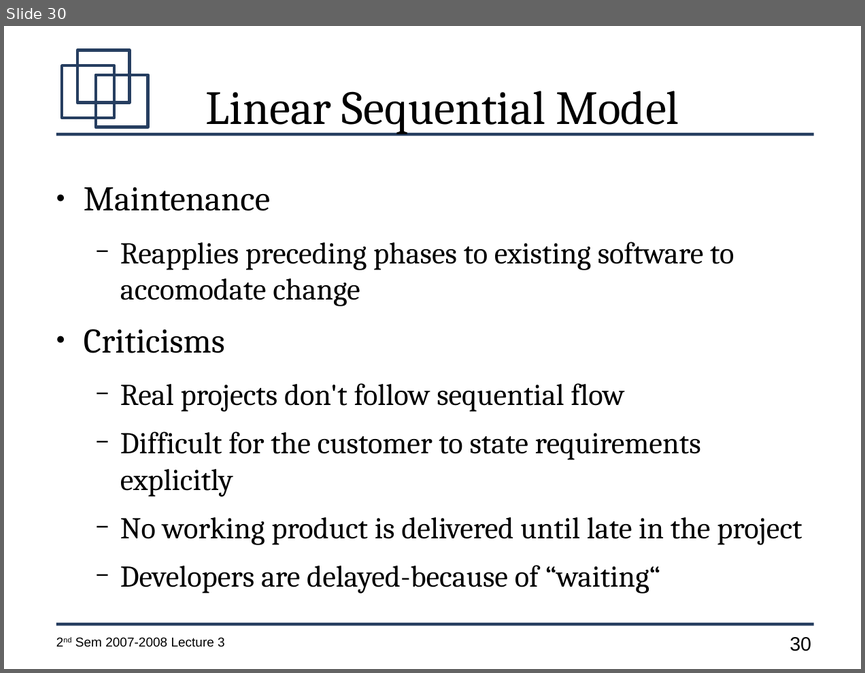
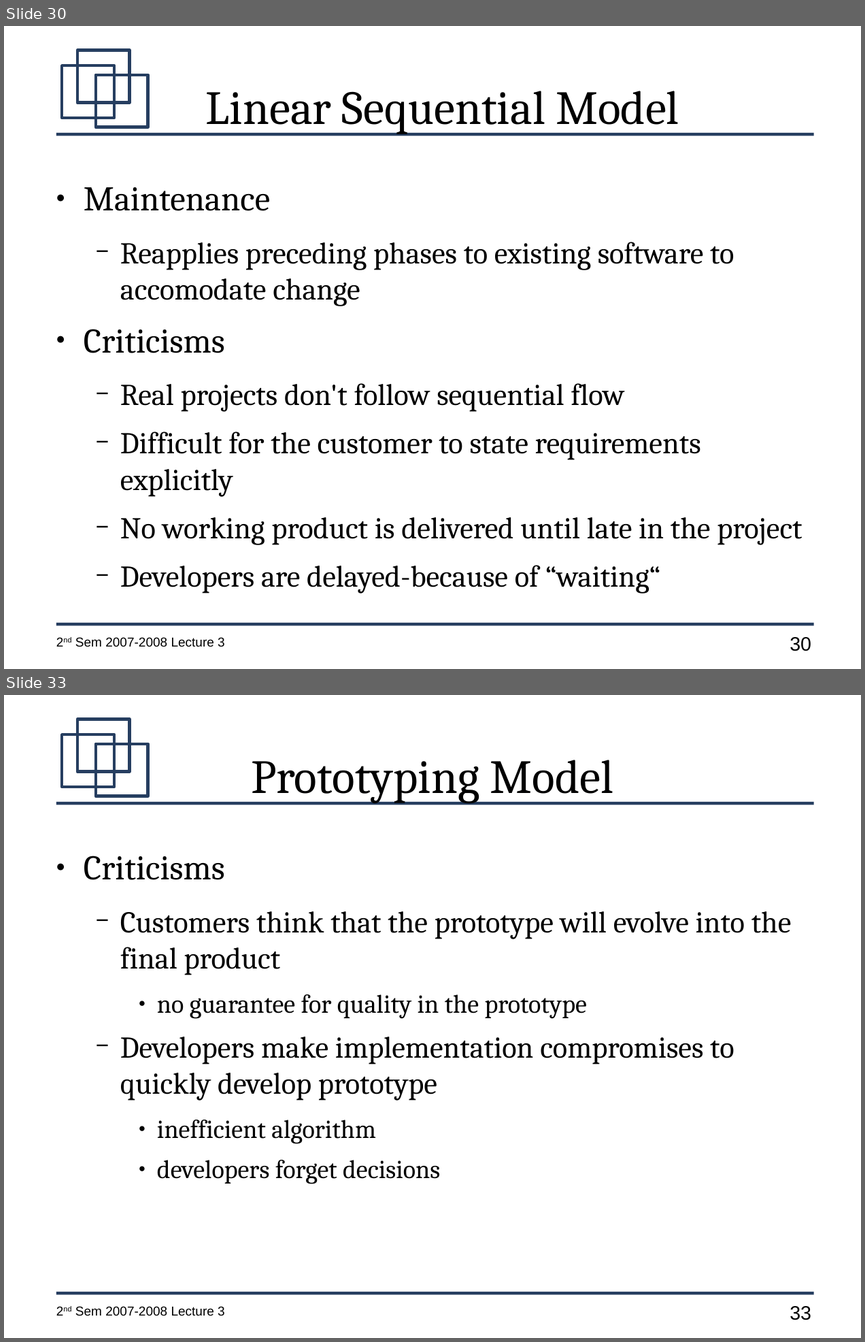
Before and after one commit to jachermocilla/jach-homepage, a slide deck: CMSC128-2nd-Sem-2007-L3.odp. Shown one above the other, each under a label of ours: slide 30 before the commit, slides 30 and 33 after it; the slides between them are not shown. The pictures are 865x673 and 865x1342 pixels, drawn with LibreOffice and Linux fonts; fonts in the diff are those of the drawing. Boxes give left, top, right and bottom in pixels: in the first picture for what was removed or moved away, otherwise in the second. Text is boxed around its words. In the diff, an @@ line names an element or a change of style, - is before the commit and + after.

```diff
--- a/CMSC128-2nd-Sem-2007-L3.odp
+++ b/CMSC128-2nd-Sem-2007-L3.odp
@@ slide 33 added at <box>4,695,861,1338</box>, background #FFFFFF; not listed: 7 template elements that a slide beside it also shows @@
@@ title added at <box>251,760,614,803</box>, 44 pt, text #000000 @@
+Prototyping Model
@@ text added at <box>84,855,791,1184</box>, 28 pt, text #000000 @@
+● Criticisms
+  − Customers think that the prototype will evolve into the final product
+    ● no guarantee for quality in the prototype
+  − Developers make implementation compromises to quickly develop prototype
+    ● inefficient algorithm
+    ● developers forget decisions
```
Also in this commit, not shown: 29 other slides changed, 7 other slides added.
